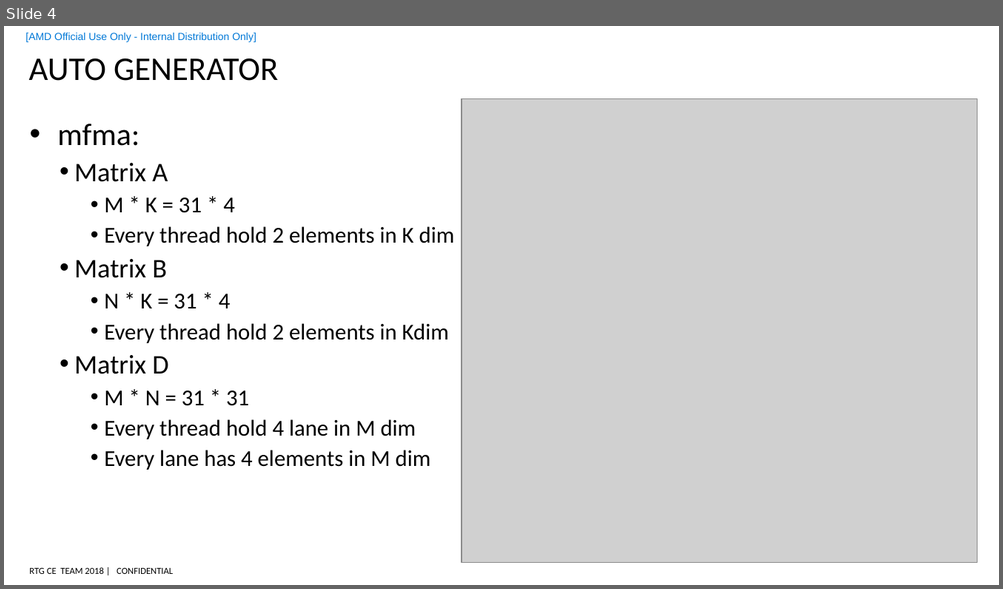
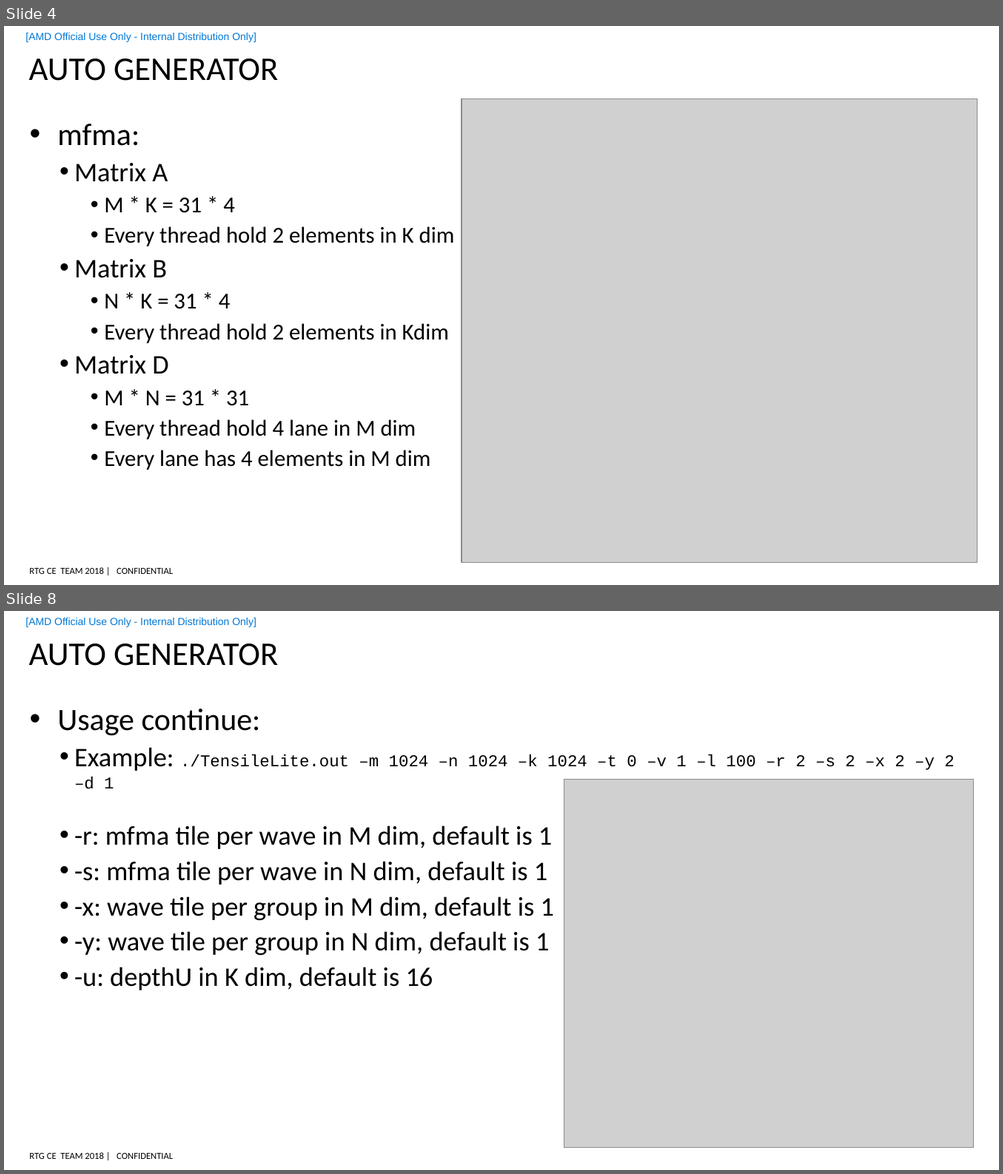
Before and after one commit to feifei14119/TensileLite, a slide deck: doc/mfma gemm.pptx. Shown one above the other, each under a label of ours: slide 4 before the commit, slides 4 and 8 after it; the slides between them are not shown. The pictures are 1003x589 and 1003x1174 pixels, drawn with LibreOffice and Linux fonts; fonts in the diff are those of the drawing; grey boxes stand for pictures; background and template pictures are left out. Boxes give left, top, right and bottom in pixels: in the first picture for what was removed or moved away, otherwise in the second. Text is boxed around its words. In the diff, an @@ line names an element or a change of style, - is before the commit and + after.

```diff
--- a/doc/mfma gemm.pptx
+++ b/doc/mfma gemm.pptx
@@ slide 8 added at bbox=[4, 611, 999, 1170], background #FFFFFF; not listed: 3 template elements that a slide beside it also shows @@
@@ title added at bbox=[29, 644, 278, 666], 32 pt, text #000000 @@
+AUTO GENERATOR
@@ text added at bbox=[57, 709, 953, 991], 26 pt, text #000000 @@
+• Usage continue:
+  • Example: ./TensileLite.out –m 1024 –n 1024 –k 1024 –t 0 –v 1 –l 100 –r 2 –s 2 –x 2 –y 2 –d 1
+  • -r: mfma tile per wave in M dim, default is 1
+  • -s: mfma tile per wave in N dim, default is 1
+  • -x: wave tile per group in M dim, default is 1
+  • -y: wave tile per group in N dim, default is 1
+  • -u: depthU in K dim, default is 16
@@ picture added at bbox=[563, 780, 973, 1148] @@
```
Also in this commit, not shown: 1 slide changed, 6 other slides added, 5 other files.
